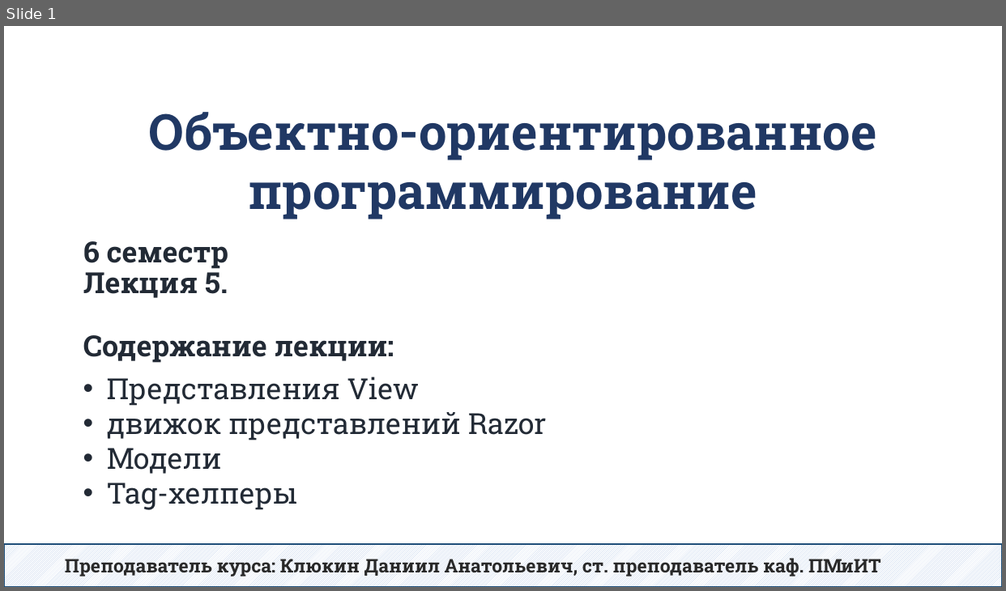
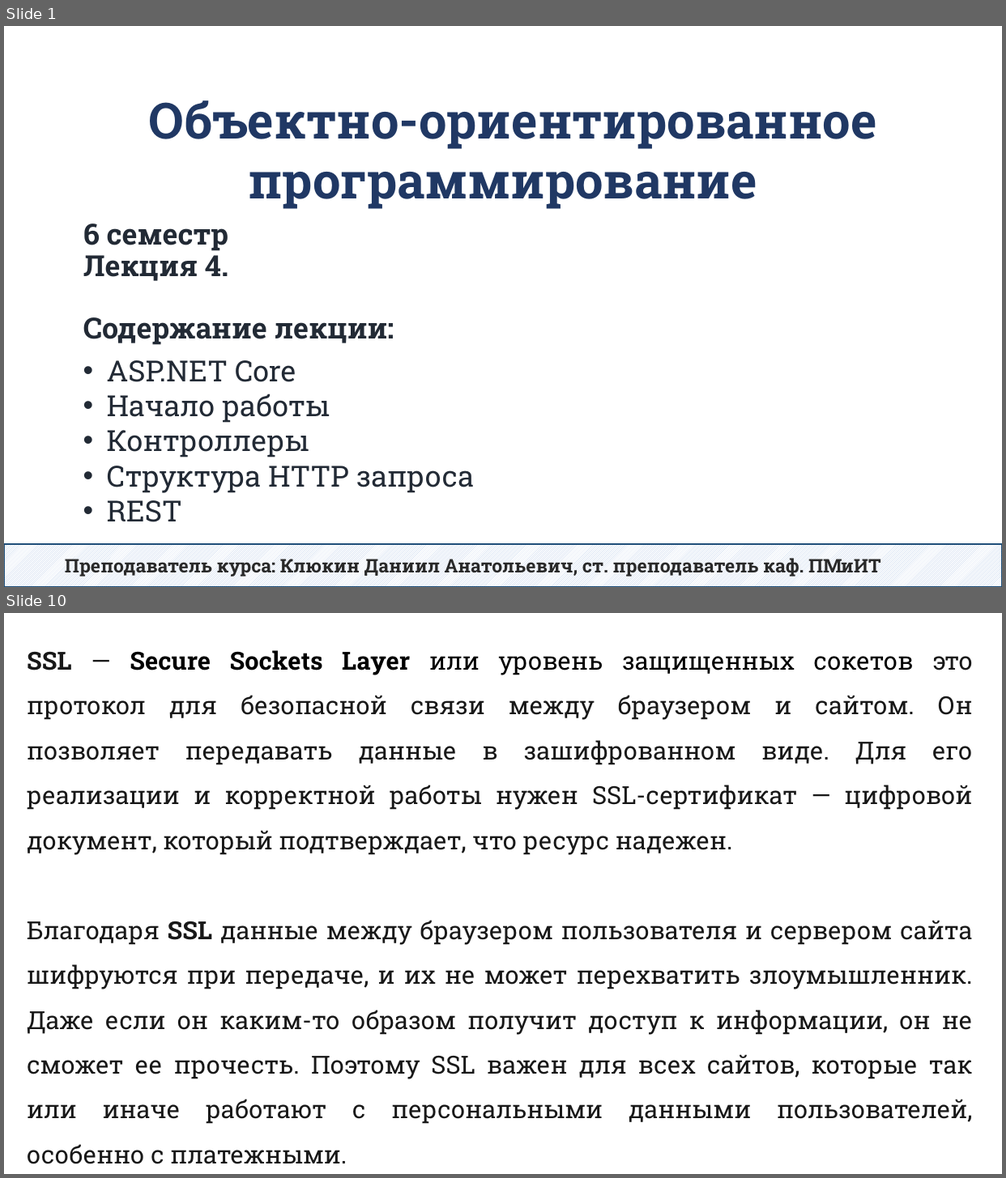
Before and after one commit to DaniilKlyukin/OOP-6, a slide deck: Лекции/ООП 2 лек 5.pptx. Shown one above the other, each under a label of ours: slide 1 before the commit, slides 1 and 10 after it; the slides between them are not shown. The pictures are 1006x591 and 1006x1178 pixels, drawn with LibreOffice and Linux fonts; fonts in the diff are those of the drawing. Boxes give left, top, right and bottom in pixels: in the first picture for what was removed or moved away, otherwise in the second. Text is boxed around its words. In the diff, an @@ line names an element or a change of style, - is before the commit and + after.

```diff
--- a/Лекции/ООП 2 лек 5.pptx
+++ b/Лекции/ООП 2 лек 5.pptx
@@ slide 10 added at box(4, 613, 1002, 1174), background #FFFFFF @@
@@ text added at box(27, 650, 973, 1124), 24 pt, text #181818 @@
+SSL — Secure Sockets Layer или уровень защищенных сокетов это протокол для безопасной связи между браузером и сайтом. Он позволяет передавать данные в зашифрованном виде. Для его реализации и корректной работы нужен SSL-сертификат — цифровой документ, который подтверждает, что ресурс надежен.
+Благодаря SSL данные между браузером пользователя и сервером сайта шифруются при передаче, и их не может перехватить злоумышленник. Даже если он каким-то образом получит доступ к информации, он не сможет ее прочесть. Поэтому SSL важен для всех сайтов, которые так или иначе работают с персональными данными пользователей, особенно с платежными.
@@ slide 1 changed as well @@
@@ text "Объектно-ориентированное программирование": place and size @@
-text "Объектно-ориентированное программирование" at box(149, 112, 877, 220)
+text "Объектно-ориентированное программирование" at box(149, 101, 877, 209)
@@ title at box(83, 224, 394, 345): text changed @@
-6 семестр
-Лекция 5.
-Содержание лекции:
+6 семестр
+Лекция 4.
+Содержание лекции:
@@ text at box(107, 361, 474, 523): text changed @@
-• Представления View
-• движок представлений Razor
-• Модели
-• Tag-хелперы
+• ASP.NET Core
+• Начало работы
+• Контроллеры
+• Структура HTTP запроса
+• REST
```
Also in this commit, not shown: 1 other slide changed, 50 other slides added, 41 slides removed, 7 other files.
